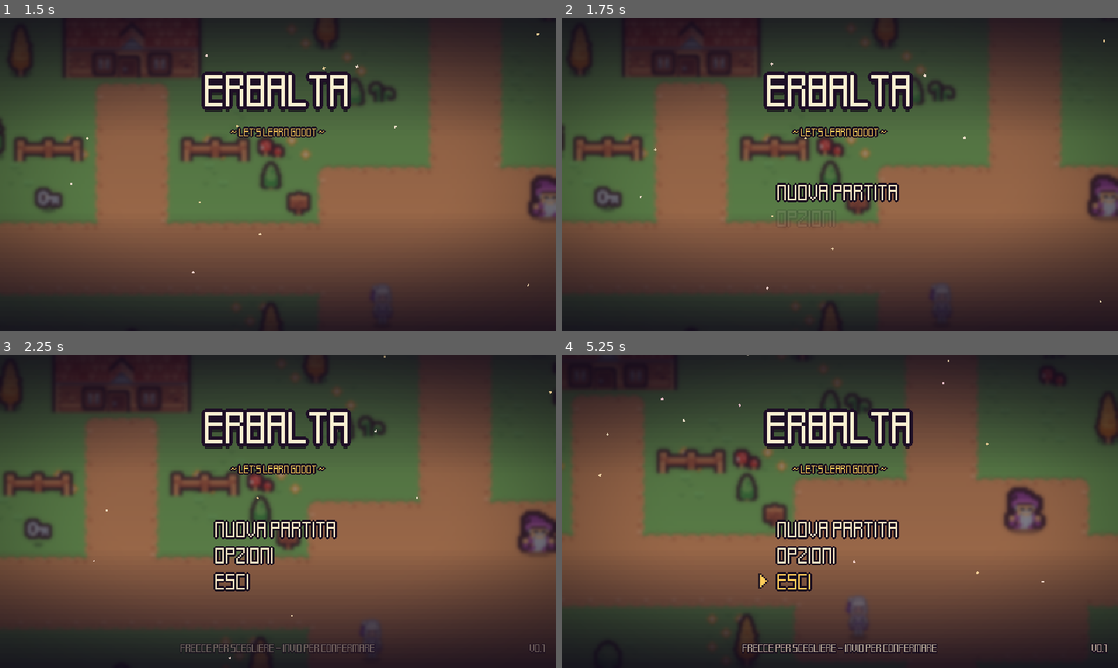
Above: before the commit, frames 1-4 (two rows, left to right).
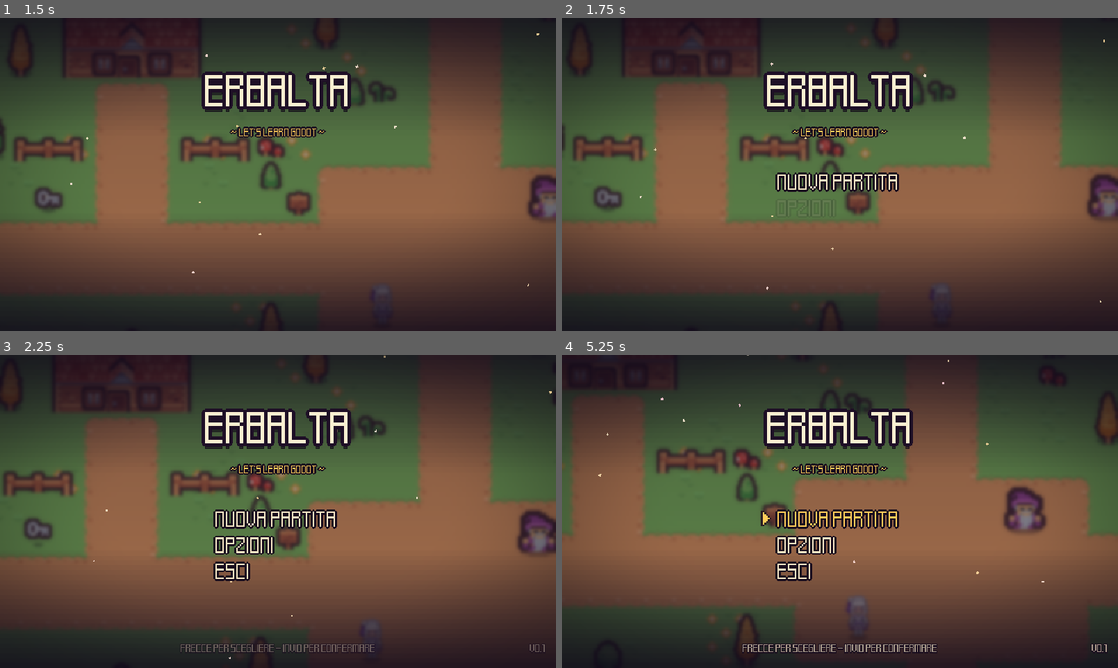
Above: after the commit, the same moments.

Repository: biagio-scaglia/let-s-learn-godot-
Game: Godot game, scene res://ui/title_screen.tscn
Same seed, same stepped clock (60 frames per second), same inputs: the game is played once before the commit and once after it.
Inputs (mouse positions are in pixels of both pictures, inside the frame that each line leads up to):
- Up to frame 1 (1.5 s): move the mouse to (400, 158) at 0.52 s; hold D (move_right) 0.53-1.28 s; hold E (interact) 0.53-1.28 s; move the mouse to (166, 190) at 1.27 s; hold S (move_down) from 1.28 s (still down); tap Shift (run) at 1.35 s
- Up to frame 2 (1.75 s): keep holding S (move_down)
- Up to frame 3 (2.25 s): move the mouse to (333, 442) at 2.02 s; release S (move_down) at 2.03 s; hold D (move_right) from 2.03 s (still down); hold E (interact) from 2.03 s (still down)
- Up to frame 4 (5.25 s): move the mouse to (812, 574) at 2.77 s; release D (move_right) at 2.78 s; release E (interact) at 2.78 s; hold W (move_up) 2.78-3.53 s; tap Shift (run) at 2.85, 4.35 s; move the mouse to (1006, 558) at 3.52 s; hold E (interact) 3.53-4.28 s; hold A (move_left) 3.53-5.03 s; move the mouse to (673, 464) at 4.27 s; move the mouse to (867, 511) at 5.02 s; hold S (move_down) from 5.03 s (still down); hold E (interact) from 5.03 s (still down)

Frame 1 is identical in both runs. In frame 2, 1.5% of the frame differs, in the area x 38-61%, y 49-59%; in frame 3, 2.6%; in frame 4, 2.8%, in the area x 35-61%, y 49-76%.

Commit message:
Schermata iniziale: Continua, con luogo e data del salvataggio

Diff:
--- a/let's-learn-godot/ui/title_screen.gd
+++ b/let's-learn-godot/ui/title_screen.gd
@@ -14,7 +14,9 @@
 @onready var footer: Control = %Footer
 @onready var version: Control = %Version
 @onready var options: Control = %OptionsMenu
+@onready var continue_button: MenuItem = %Continue
 @onready var new_game_button: MenuItem = %NewGame
+@onready var save_info: Label = %SaveInfo
 @onready var options_button: MenuItem = %Options
 @onready var quit_button: MenuItem = %Quit
 
@@ -25,6 +27,11 @@
 	camera.make_current()
 	_pan_camera()
 
+	# "Continua" c'è solo se esiste un salvataggio; sotto, luogo e data.
+	var info := Game.save_info()
+	continue_button.visible = not info.is_empty()
+	save_info.text = "" if info.is_empty() else "Salvataggio: %s - %s" % [info.luogo, _pretty_date(info.data)]
+	continue_button.pressed.connect(_on_continue)
 	new_game_button.pressed.connect(_on_new_game)
 	options_button.pressed.connect(_on_options)
 	quit_button.pressed.connect(get_tree().quit)
@@ -53,9 +60,9 @@
 func _intro() -> void:
 	var title_y := title.position.y
 	title.position.y = title_y - 28
-	for node in [title, subtitle, footer, version]:
+	for node in [title, subtitle, footer, version, save_info]:
 		node.modulate.a = 0.0
-	var items := menu.get_children()
+	var items := menu.get_children().filter(func(n): return n.visible)
 	for item in items:
 		item.modulate.a = 0.0
 
@@ -68,7 +75,8 @@
 		t.tween_property(item, "modulate:a", 1.0, 0.18)
 	t.tween_property(footer, "modulate:a", 1.0, 0.3)
 	t.parallel().tween_property(version, "modulate:a", 1.0, 0.3)
-	t.tween_callback(new_game_button.focus_silently)
+	t.parallel().tween_property(save_info, "modulate:a", 1.0, 0.3)
+	t.tween_callback((continue_button if continue_button.visible else new_game_button).focus_silently)
 	t.tween_callback(_float_title.bind(title_y))
 
 
@@ -77,6 +85,21 @@
 	var t := create_tween().set_loops()
 	t.tween_property(title, "position:y", base_y - 3.0, 1.4).set_trans(Tween.TRANS_SINE).set_ease(Tween.EASE_IN_OUT)
 	t.tween_property(title, "position:y", base_y, 1.4).set_trans(Tween.TRANS_SINE).set_ease(Tween.EASE_IN_OUT)
+
+
+func _on_continue() -> void:
+	for item in menu.get_children():
+		item.disabled = true
+	Game.continue_game()
+
+
+## "2026-11-13 10:42:05" → "13/11/2026 10:42"
+func _pretty_date(date: String) -> String:
+	var parts := date.split(" ")
+	if parts.size() < 2:
+		return date
+	var d := parts[0].split("-")
+	return "%s/%s/%s %s" % [d[2], d[1], d[0], parts[1].left(5)]
 
 
 func _on_new_game() -> void:
@@ -100,5 +123,5 @@
 func _show_title_texts(on: bool) -> void:
 	menu.visible = on
 	var t := create_tween().set_parallel()
-	for node in [title, subtitle, footer, version]:
+	for node in [title, subtitle, footer, version, save_info]:
 		t.tween_property(node, "modulate:a", 1.0 if on else 0.0, 0.15)
--- a/let's-learn-godot/ui/title_screen.tscn
+++ b/let's-learn-godot/ui/title_screen.tscn
@@ -118,13 +118,19 @@
 anchor_right = 0.5
 anchor_bottom = 0.5
 offset_left = -72.0
-offset_top = 6.0
+offset_top = -6.0
 offset_right = 174.0
-offset_bottom = 126.0
+offset_bottom = 150.0
 grow_horizontal = 2
 grow_vertical = 2
 theme_override_constants/separation = 2
 
+[node name="Continue" type="Button" parent="UI/Menu"]
+unique_name_in_owner = true
+layout_mode = 2
+text = "Continua"
+script = ExtResource("2_item")
+
 [node name="NewGame" type="Button" parent="UI/Menu"]
 unique_name_in_owner = true
 layout_mode = 2
@@ -142,6 +148,23 @@
 layout_mode = 2
 text = "Esci"
 script = ExtResource("2_item")
+
+[node name="SaveInfo" type="Label" parent="UI"]
+unique_name_in_owner = true
+anchors_preset = 7
+anchor_left = 0.5
+anchor_top = 1.0
+anchor_right = 0.5
+anchor_bottom = 1.0
+offset_left = -250.0
+offset_top = -54.0
+offset_right = 250.0
+offset_bottom = -36.0
+grow_horizontal = 2
+grow_vertical = 0
+theme_type_variation = &"SubtitleLabel"
+text = "Villaggio di Erbalta - 13/11/2026 10:00"
+horizontal_alignment = 1
 
 [node name="Footer" type="Label" parent="UI"]
 unique_name_in_owner = true
